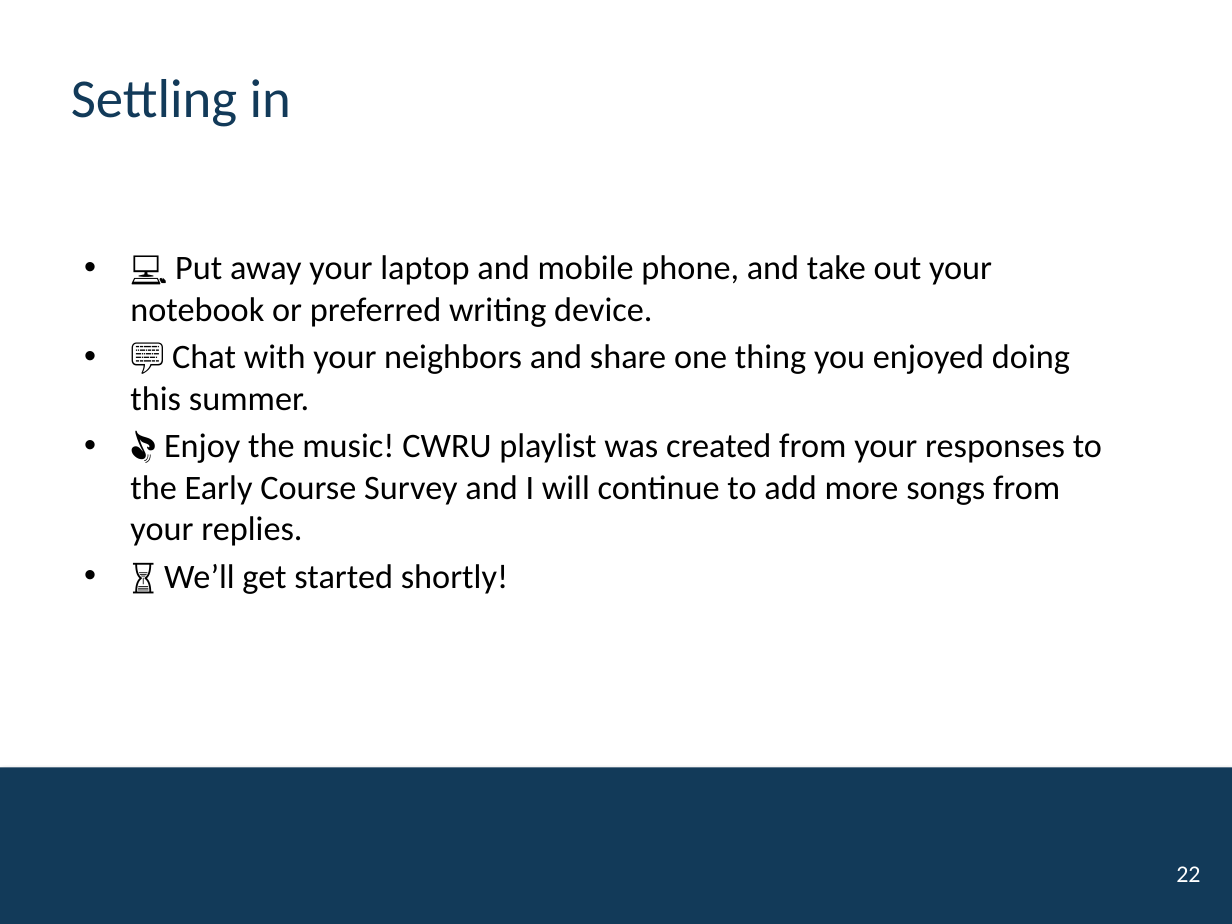
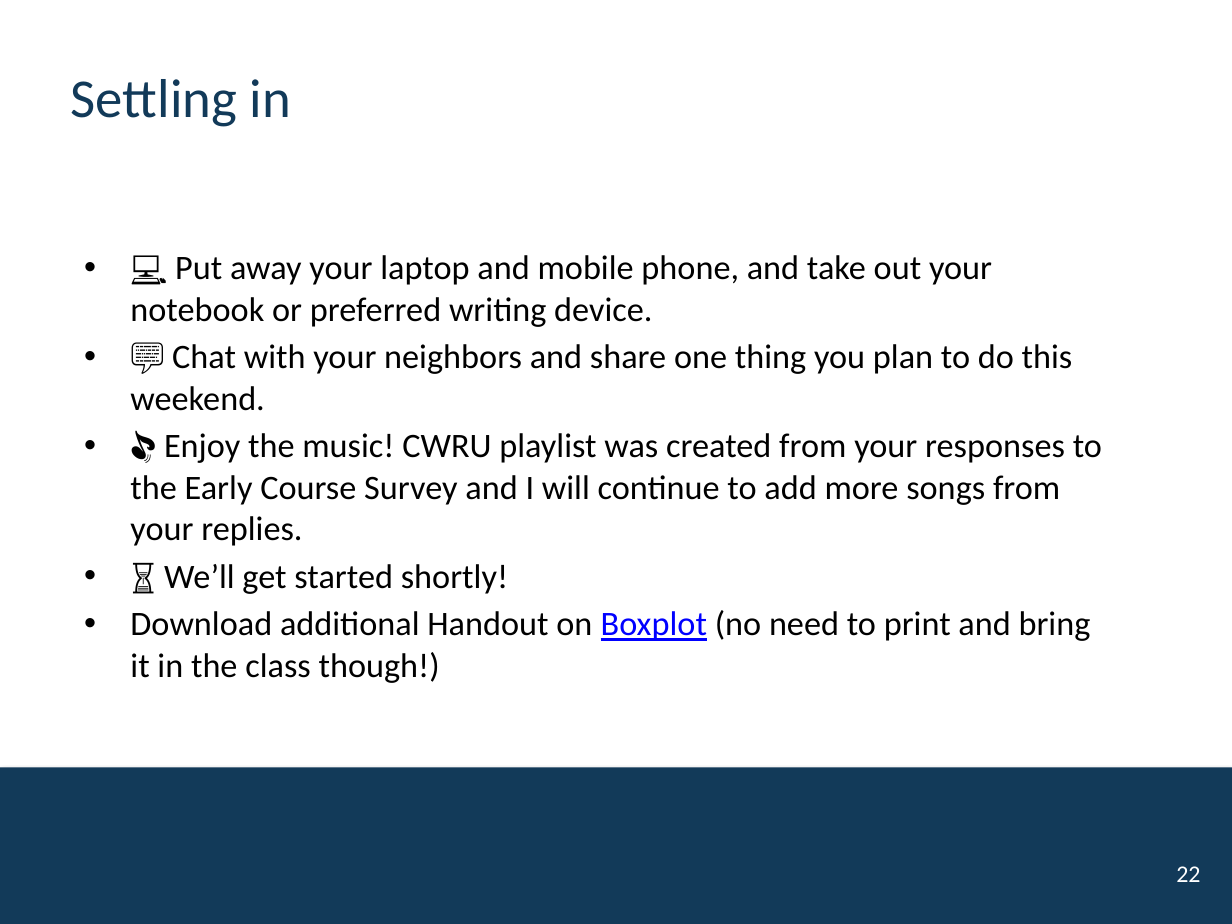
Before and after one commit to mutasim221B/CWRU-STAT-312-Fall-26, a slide deck: slide 22 of docs/activities/Unit-01-02A-Intro-Descriptive.pptx. Drawn at 1232x924 pixels with LibreOffice and Linux fonts; fonts in the diff are those of the drawing; background and template pictures are left out. Boxes give left, top, right and bottom in pixels: in the first picture for what was removed or moved away, otherwise in the second. Text is boxed around its words. In the diff, an @@ line names an element or a change of style, - is before the commit and + after.

```diff
--- a/docs/activities/Unit-01-02A-Intro-Descriptive.pptx
+++ b/docs/activities/Unit-01-02A-Intro-Descriptive.pptx
@@ text at [130,344,1073,411]: text changed @@
-• 💬 Chat with your neighbors and share one thing you enjoyed doing this summer.
+• 💬 Chat with your neighbors and share one thing you plan to do this weekend.
@@ text at [130,610,1091,683]: paragraph added @@
+• Download additional Handout on Boxplot (no need to print and bring it in the class though!)
```
Also in this commit, not shown: 7 other files.
